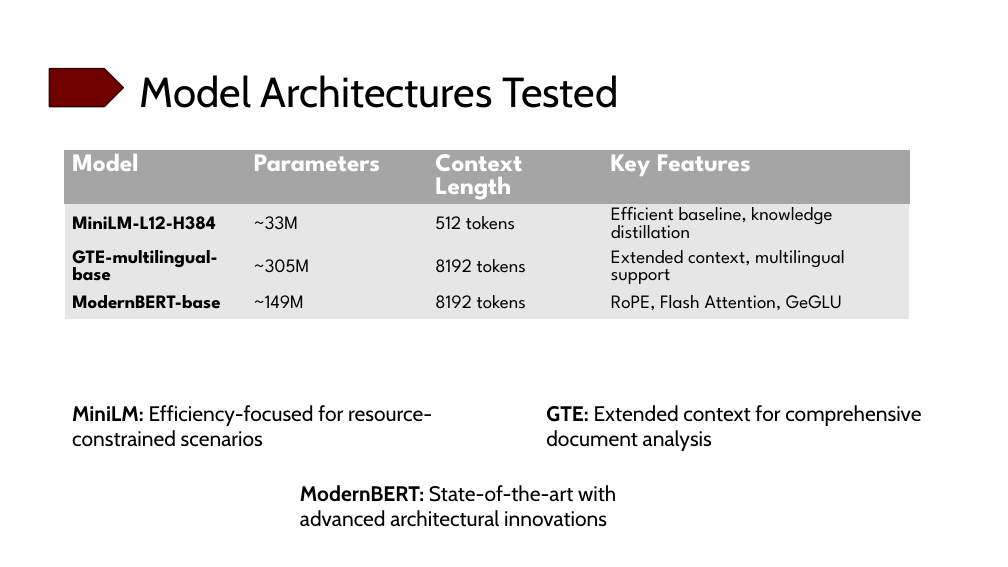
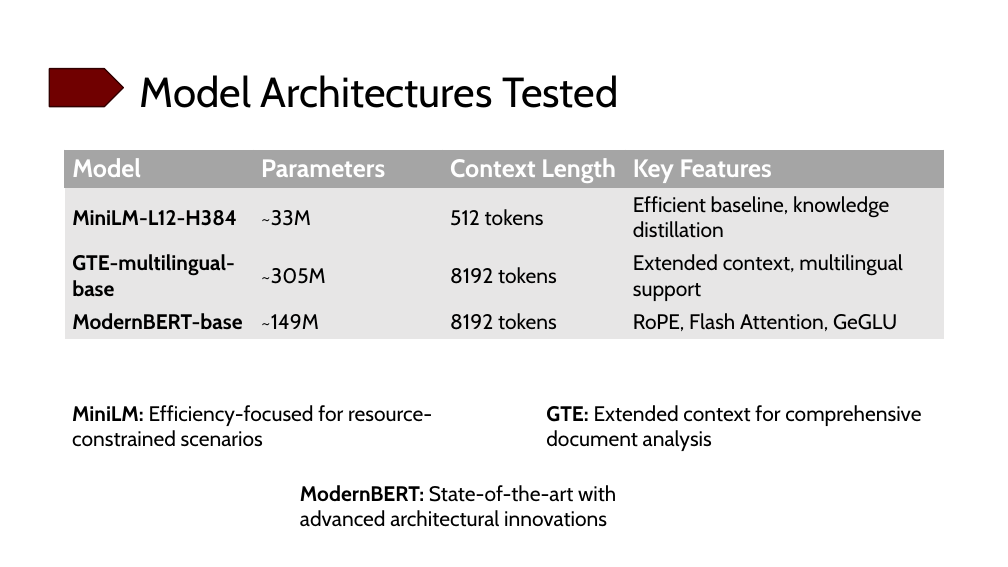
Before and after one commit to skfrost19/cross-encoder-modal, a slide deck: slide 5 of cross_encoder/thesis/Thesis_presentation.pptx. Drawn at 1008x567 pixels with LibreOffice and Linux fonts; fonts in the diff are those of the drawing. Boxes give left, top, right and bottom in pixels: in the first picture for what was removed or moved away, otherwise in the second. Text is boxed around its words. In the diff, an @@ line names an element or a change of style, - is before the commit and + after.

```diff
--- a/cross_encoder/thesis/Thesis_presentation.pptx
+++ b/cross_encoder/thesis/Thesis_presentation.pptx
@@ table at <box>65,150,944,367</box> @@
@@ font League Spartan to Cabin @@
@@ size 18 to 20 pt in "MiniLM-L12-H384", "~33M", "512 tokens", "Efficient baseline, knowledge distillation" and 8 more places @@
@@ table: place and size @@
-table at <box>65,150,910,355</box>
+table at <box>65,150,944,367</box>
```
Also in this commit, not shown: 2 slides added, 2 slides removed.
